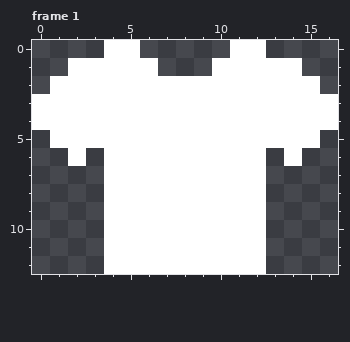
Pixel-art file -- Assets/Art/Objects/Clothes/shirt.aseprite. The picture above is the old version.
17x13 pixels, 1 frame. Shown: frame 1. The commit also changed other frames, which this record leaves out.
After:
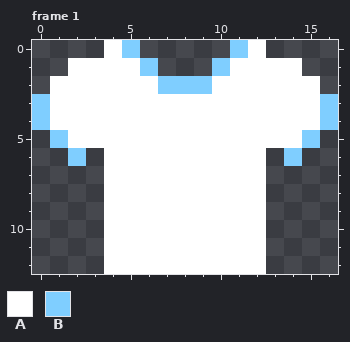
Palette (. is transparent): A #ffffff  B #7fceff
Changes in this commit:
Changed rows in their new state; - is an unchanged pixel.
Frame 1:
first column x 0:
 0 -----B-----B-----
 1 ------B---B------
 2 -------BBB-------
 3 B---------------B
 4 B---------------B
 5 -B-------------B-
 6 --B-----------B--
Changed places in both pictures, as pixel boxes (x1, y1, x2, y2):
changed: (32, 40, 248, 166)
changed: (284, 94, 338, 166)
